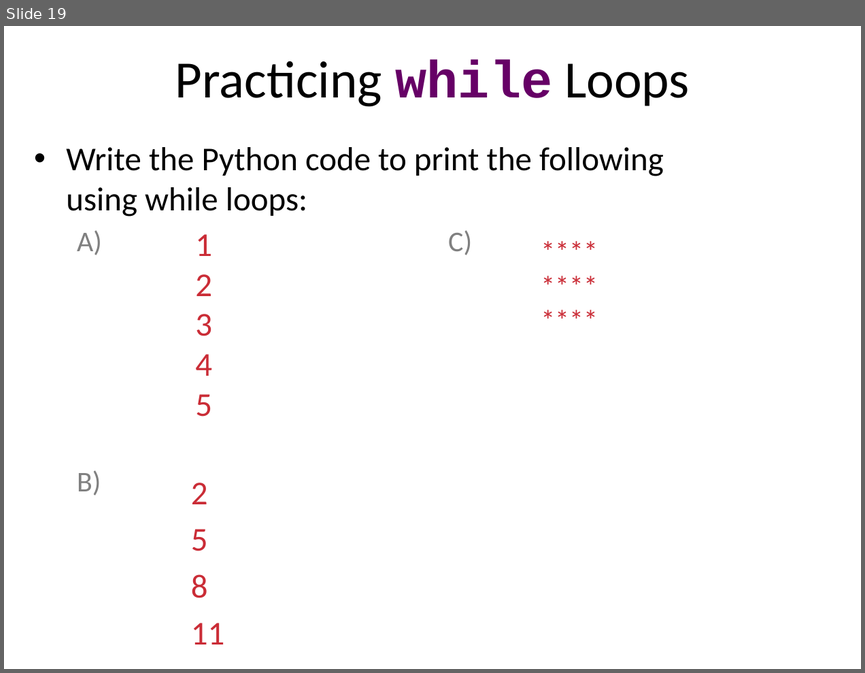
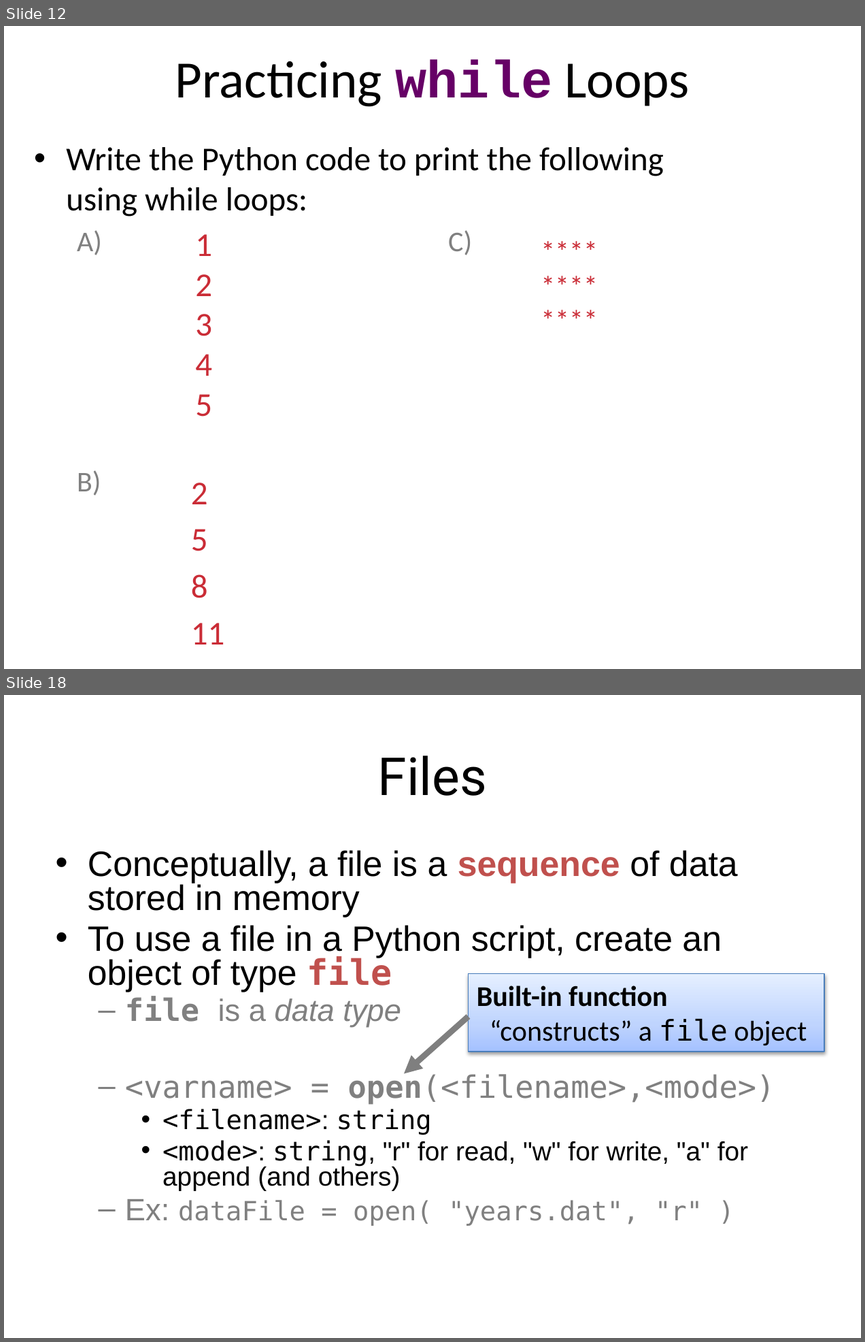
Before and after one commit to emhill/117-S15, a slide deck: src/morea/materials/14-while-loops.pptx. Shown one above the other, each under a label of ours: slide 19 before the commit, slides 12 and 18 after it; the slides between them are not shown. The pictures are 865x673 and 865x1342 pixels, drawn with LibreOffice and Linux fonts; fonts in the diff are those of the drawing. Boxes give left, top, right and bottom in pixels: in the first picture for what was removed or moved away, otherwise in the second. Text is boxed around its words. In the diff, an @@ line names an element or a change of style, - is before the commit and + after.

```diff
--- a/src/morea/materials/14-while-loops.pptx
+++ b/src/morea/materials/14-while-loops.pptx
@@ slide 18 added at [4, 695, 861, 1338], background #FFFFFF @@
@@ title added at [378, 756, 487, 796], 44 pt, text #000000 @@
+Files
@@ text added at [88, 850, 775, 1225], 22.2 pt, text #000000 @@
+• Conceptually, a file is a sequence of data stored in memory
+• To use a file in a Python script, create an object of type file
+  – file is a data type
+  – <varname> = open(<filename>,<mode>)
+    • <filename>: string
+    • <mode>: string, "r" for read, "w" for write, "a" for append (and others)
+  – Ex: dataFile = open( "years.dat", "r" )
@@ rectangle added at [468, 974, 825, 1051], fill gradient #A4C4FF to #BFD4FF to #E6EEFF, outline #4B7EBC 0.75 pt, 24 pt, text #000000 @@
+Built-in function
+“constructs” a file object
@@ arrow added from (468, 1016) to (404, 1074), #7F7F7F 5 pt @@
@@ what was slide 19 is now slide 12 @@
```
Also in this commit, not shown: 10 slides changed, 23 other slides added, 8 slides removed, 26 other files.
